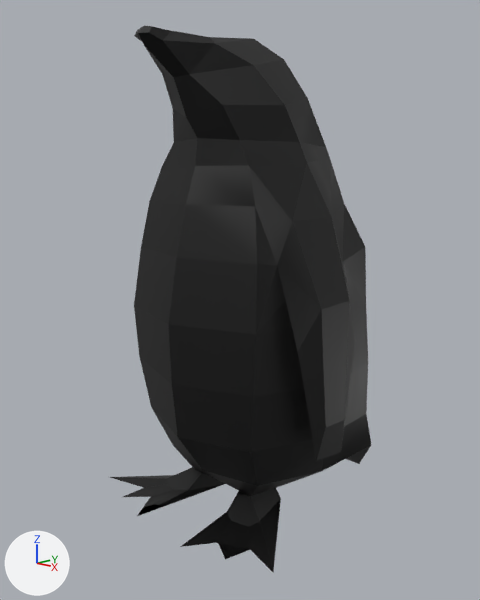
What one commit did to the Blender file penguin_2.8.blend.
The view is the same before and after, from a 50 mm camera at (5.03, -5.09, 4.09) aimed at (-0.33, 0.36, 2.39). Every picture has the same lights, and +X, +Y and +Z are marked at lower left.

Before the edit, the objects in view are built like this:
```python
me_penguin_pen = bpy.data.meshes.new('penguin_pen')
me_penguin_pen.from_pydata(...)  # 187 vertices, 192 faces, 13 loose edges; spans x -1.47..1.28, y -0.01..5.2, z -2.54..1.23
me_penguin_pen.materials.append(mat_material)  # picture img_pen_tex
ob_penguin_pen = bpy.data.objects.new('penguin_pen', me_penguin_pen)
ob_penguin_pen.location = (0.0, 0.0, 0.0)
ob_penguin_pen.rotation_euler = (1.571, 0.0, 0.0)  # degrees (90, 0, 0)
```
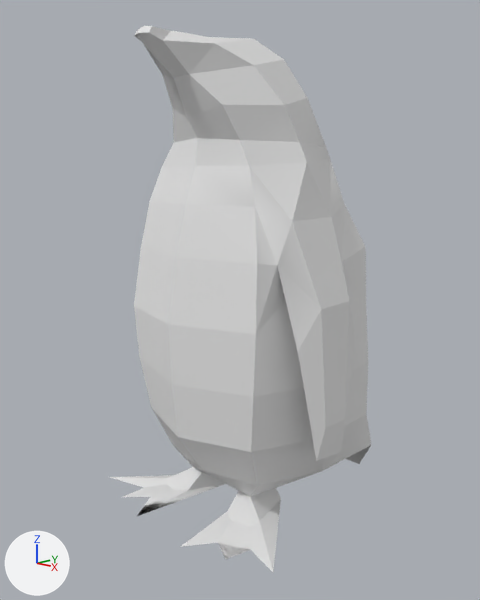
What differs and where, as boxes [x1, y1, x2, y2] in the pictures (480 x 600 px):
'penguin_pen', recoloured (black to grey)
    both: [110, 25, 371, 572]

The change in detail:
Material 'penguin_material28' (mat_penguin_material28) is new.
Its base color is (0.8, 0.8, 0.8) (white #e7e7e7).
me_penguin_pen has 187 vertices, 192 faces, 13 loose edges and spans x -1.47..1.28, y -0.01..5.2, z -2.54..1.23.
me_penguin_pen no longer uses material mat_material (picture img_pen_tex).
me_penguin_pen now uses material mat_penguin_material28 (white #e7e7e7).
